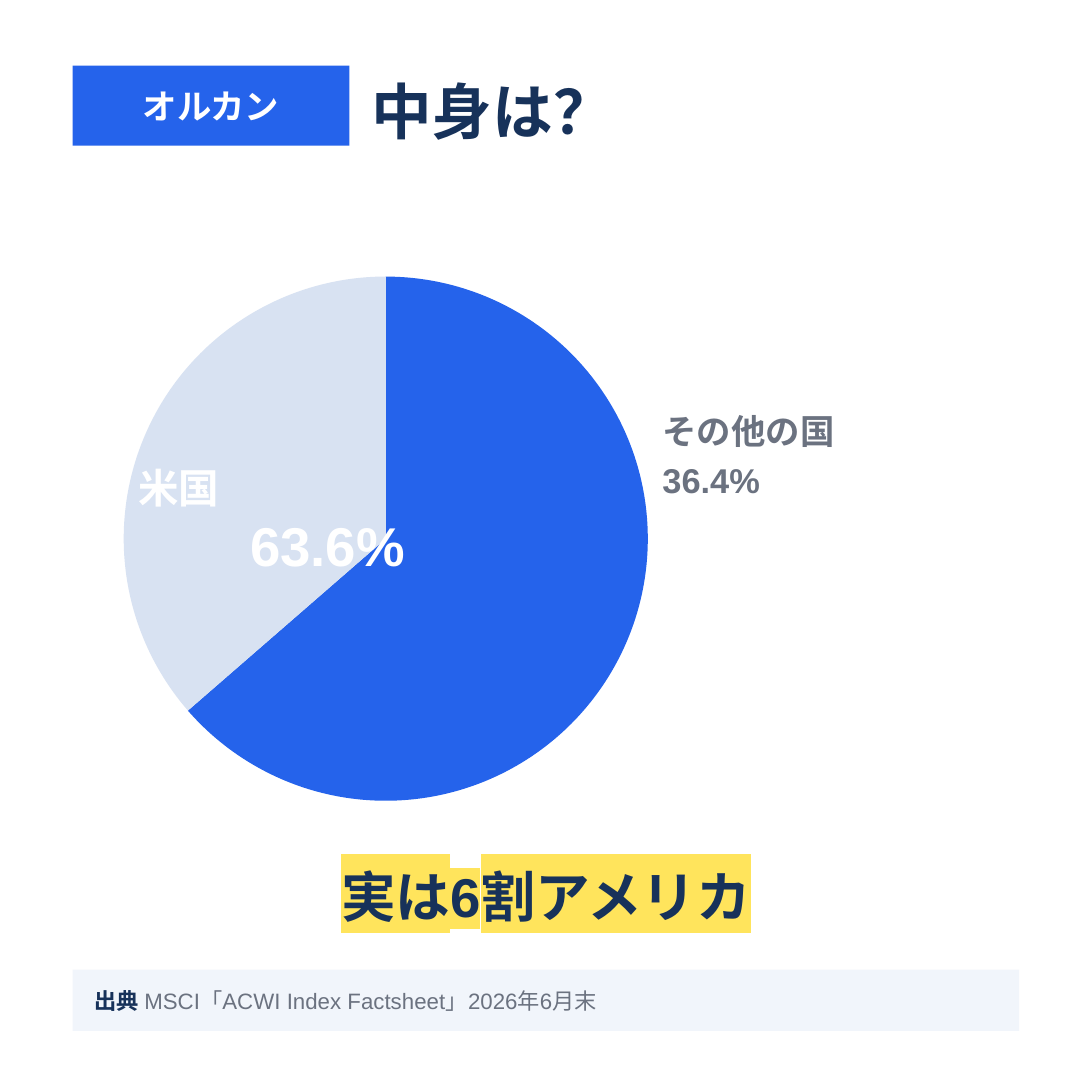
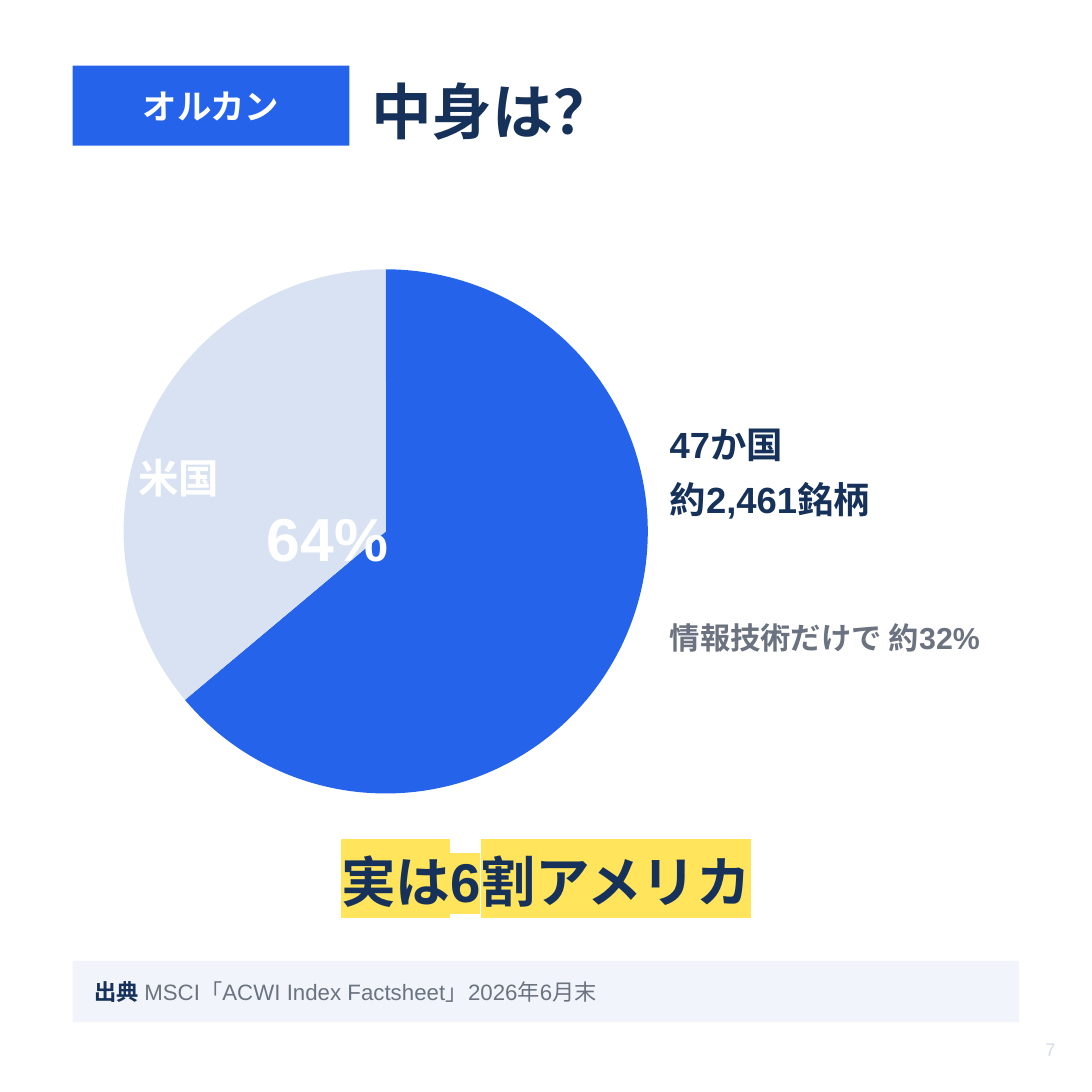
Before and after one commit to kobanker/test-project, a slide deck: slide 7 of youtube/2026-07-28-slides-5fund.pptx (slide 6 before the commit). Drawn at 1092x1092 pixels with LibreOffice and Linux fonts; fonts in the diff are those of the drawing. Boxes give left, top, right and bottom in pixels: in the first picture for what was removed or moved away, otherwise in the second. Text is boxed around its words. In the diff, an @@ line names an element or a change of style, - is before the commit and + after.

```diff
--- a/youtube/2026-07-28-slides-5fund.pptx
+++ b/youtube/2026-07-28-slides-5fund.pptx
@@ pie slice (boxed as its full ellipse) at bbox=[124, 269, 648, 794]: proportions changed @@
@@ pie slice (boxed as its full ellipse) at bbox=[124, 269, 648, 794]: proportions changed @@
@@ text removed at bbox=[662, 415, 834, 494] @@
-その他の国
-36.4%
@@ text added at bbox=[670, 430, 870, 519], 18 pt, text #17325A, bold @@
+47か国
+約2,461銘柄
@@ text at bbox=[267, 513, 388, 573]: text changed; size 27 to 30 pt @@
-米国
-63.6%
+米国
+64%
@@ text added at bbox=[670, 623, 980, 652], 15 pt, text #6B7280, bold @@
+情報技術だけで 約32%
@@ text "実は6割アメリカ": place and size @@
-text "実は6割アメリカ" at bbox=[341, 861, 751, 931]
+text "実は6割アメリカ" at bbox=[341, 846, 751, 916]
@@ 2 pie slice (boxed as its full ellipse)s, 1 text, 1 rectangle: place and size @@
-2 pie slice (boxed as its full ellipse)s, 1 text, 1 rectangle at bbox=[73, 277, 1019, 1031]
+2 pie slice (boxed as its full ellipse)s, 1 text, 1 rectangle at bbox=[73, 269, 1019, 1022]
@@ text added at bbox=[1045, 1044, 1055, 1056], 9 pt, text #D5DCE6 @@
+7
```
Also in this commit, not shown: 25 other slides changed, 22 slides added, 4 slides removed, 2 other files.
